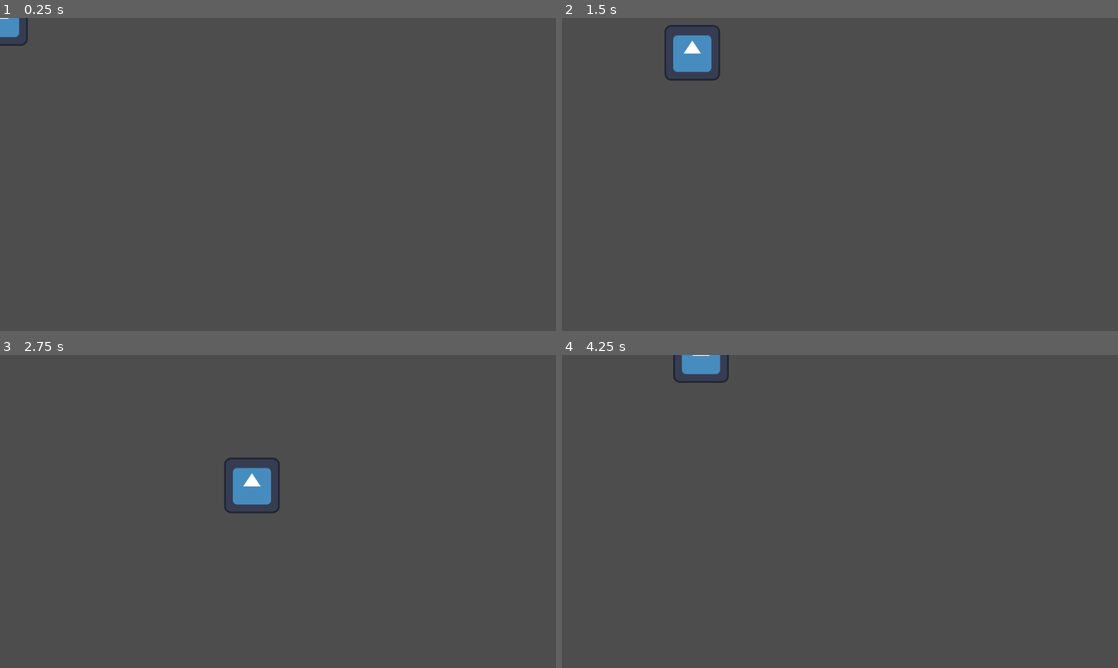
Above: before the commit, frames 1-4 (two rows, left to right).
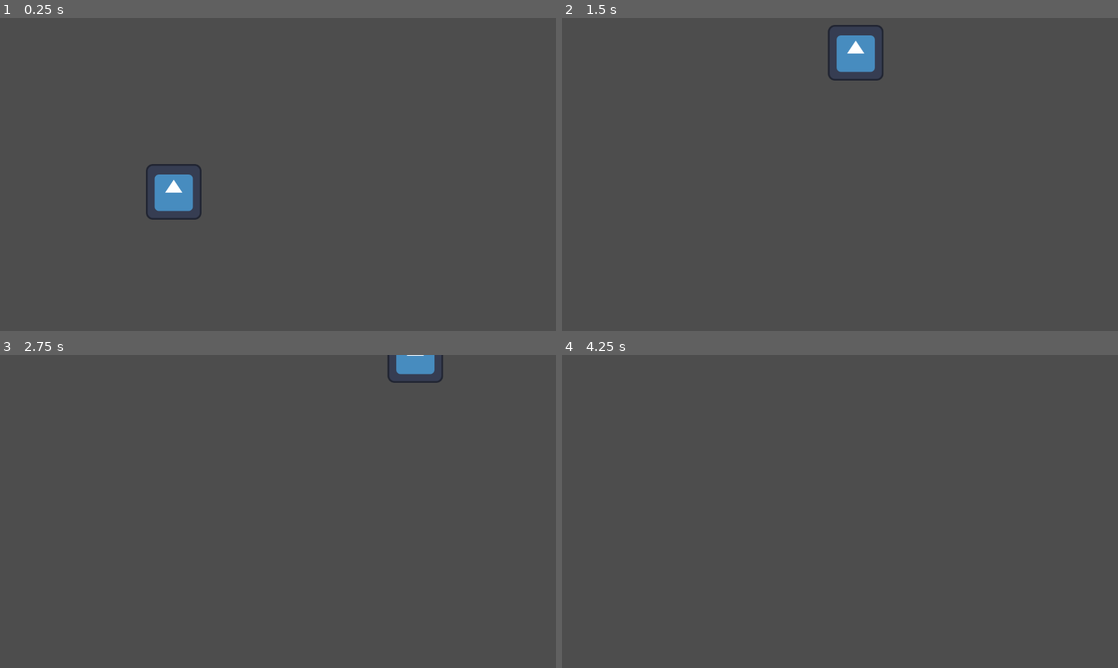
Above: after the commit, the same moments.

Repository: Soul-twan/informatica-eindproject
Game: Godot game, scene res://scene.tscn
Same seed, same stepped clock (60 frames per second), same inputs: the game is played once before the commit and once after it. The engine's default icon, where the game draws it, is replaced by a stand-in: a white triangle on a blue panel in a dark square.
Inputs:
- Up to frame 1 (0.25 s): no input
- Up to frame 2 (1.5 s): tap Enter at 0.5 s; hold Right (ui_right) 0.53-1.28 s; tap Space (ui_select) at 0.6, 0.77, 1.07, 1.35 s; hold Down (ui_down) from 1.28 s (still down)
- Up to frame 3 (2.75 s): tap Space (ui_select) at 1.52, 1.82, 2.1 s; release Down (ui_down) at 2.03 s; hold Right (ui_right) from 2.03 s (still down)
- Up to frame 4 (4.25 s): release Right (ui_right) at 2.78 s; hold Up (ui_up) 2.78-3.53 s; tap Space (ui_select) at 2.85, 3.02, 3.32, 3.6, 3.77, 4.07 s; hold Left (ui_left) from 3.53 s (still down)

The runs differ from the first frame. In frame 1, 1.3% of the frame differs, in the area x 0-37%, y 0-65%; in frame 2, 2.0%, in the area x 18-58%, y 2-20%; in frame 3, 1.5%; in frame 4, 0.6%.

Commit message:
Update player.gd

Diff:
--- a/player.gd
+++ b/player.gd
@@ -1,18 +1,31 @@
 extends Node2D
 
+var speed = 200
+var acceleration  = 1.06
+var moving = false
 
-# Called when the node enters the scene tree for the first time.
 func _ready() -> void:
-	pass # Replace with function body.
+	position = Vector2(400,400)
 
 
-# Called every frame. 'delta' is the elapsed time since the previous frame.
 func _process(delta: float) -> void:
-	if Input.is_key_pressed(KEY_A) or Input.is_action_pressed("ui_left"):
-		position += Vector2(-400,0) * delta
-	if Input.is_key_pressed(KEY_D) or Input.is_action_pressed("ui_right"):
-		position += Vector2(400,0) * delta
-	if Input.is_key_pressed(KEY_S) or Input.is_action_pressed("ui_down"):
-		position += Vector2(0, 400) * delta
-	if Input.is_key_pressed(KEY_W) or Input.is_action_pressed("ui_up"):
-		position += Vector2(0, -400) * delta
+	if moving == true:
+		if speed <= 400:
+			speed = speed * acceleration
+		if speed >= 400:
+			speed = 400
+	if Input.is_key_pressed(KEY_A) or Input.is_action_pressed("ui_left"): # A or left arrow\
+		moving = true
+		position += Vector2(-speed,0) * delta
+	if Input.is_key_pressed(KEY_D) or Input.is_action_pressed("ui_right"): # D or right arrow
+		moving = true
+		position += Vector2(speed,0) * delta
+	if Input.is_key_pressed(KEY_S) or Input.is_action_pressed("ui_down"): # S or arrow down
+		moving = true
+		position += Vector2(0, speed) * delta
+	if Input.is_key_pressed(KEY_W) or Input.is_action_pressed("ui_up"): # W or arrow up
+		moving = true
+		position += Vector2(0, -speed) * delta
+
+	if Input.is_action_just_pressed("ui_select"): # spacebar
+		position += Vector2(0,-100)
